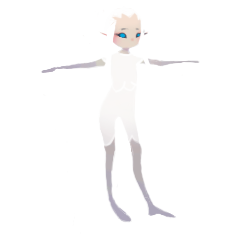
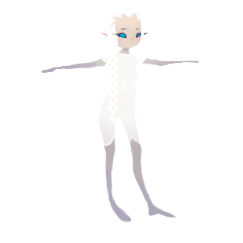
Before/after of a 243px x 243px layered artwork. What changed in the layer stack:
hid "hair_left", moved it into group "组 1" over (x1=137, y1=21, x2=150, y2=65)
hid "hair_right", moved it into group "组 1" over (x1=104, y1=21, x2=118, y2=122)
added layer "hair_2" (7th of 10) above "hair_2" over (x1=136, y1=63, x2=147, y2=73)
added layer "hair_2" (8th of 10) above "hair_2" over (x1=136, y1=57, x2=147, y2=65)
added layer "hair_1" (1st of 10) above "hair_1" over (x1=109, y1=115, x2=116, y2=122)
added layer "hair_1" (2nd of 10) above "hair_1" over (x1=108, y1=105, x2=118, y2=114)
added layer "hair_1" (3rd of 10) above "hair_1" over (x1=108, y1=97, x2=118, y2=107)
added layer "hair_1" (4th of 10) above "hair_1" over (x1=108, y1=89, x2=118, y2=99)
added layer "hair_1" (5th of 10) above "hair_1" over (x1=109, y1=81, x2=118, y2=91)
added layer "hair_1" (6th of 10) above "hair_1" over (x1=110, y1=73, x2=118, y2=83)
added layer "hair_1" (7th of 10) above "hair_1" over (x1=107, y1=65, x2=118, y2=75)
added layer "hair_1" (8th of 10) above "hair_1" over (x1=106, y1=57, x2=118, y2=67)
added layer "hair_1" (9th of 10) above "hair_1" over (x1=107, y1=51, x2=119, y2=59)
added layer "hair_1" (10th of 10) above "cloth" over (x1=113, y1=40, x2=119, y2=46)
painted on "Head" over (x1=104, y1=21, x2=146, y2=46)
added layer "hair_2" (10th of 10) above "Arm_right" over (x1=138, y1=39, x2=141, y2=45)
